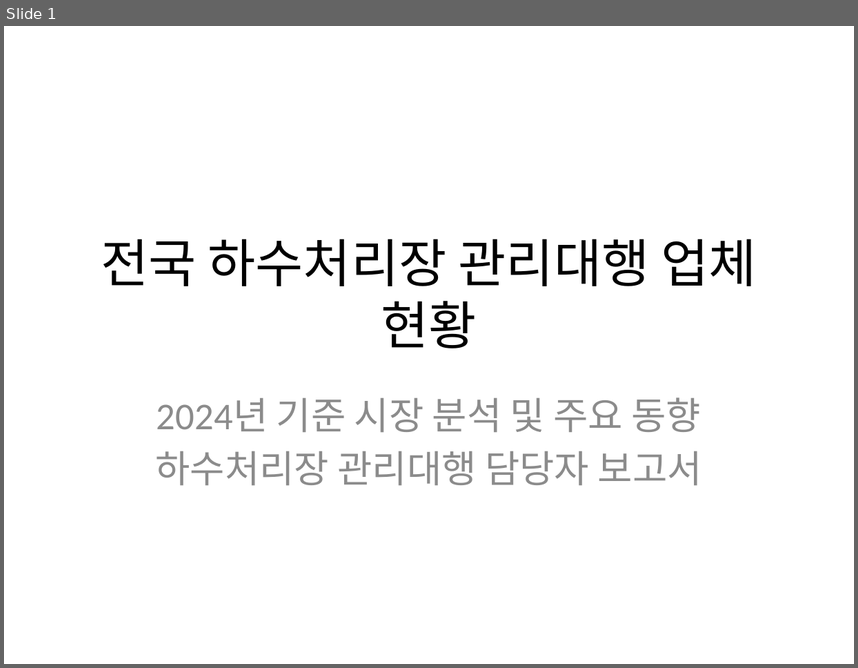
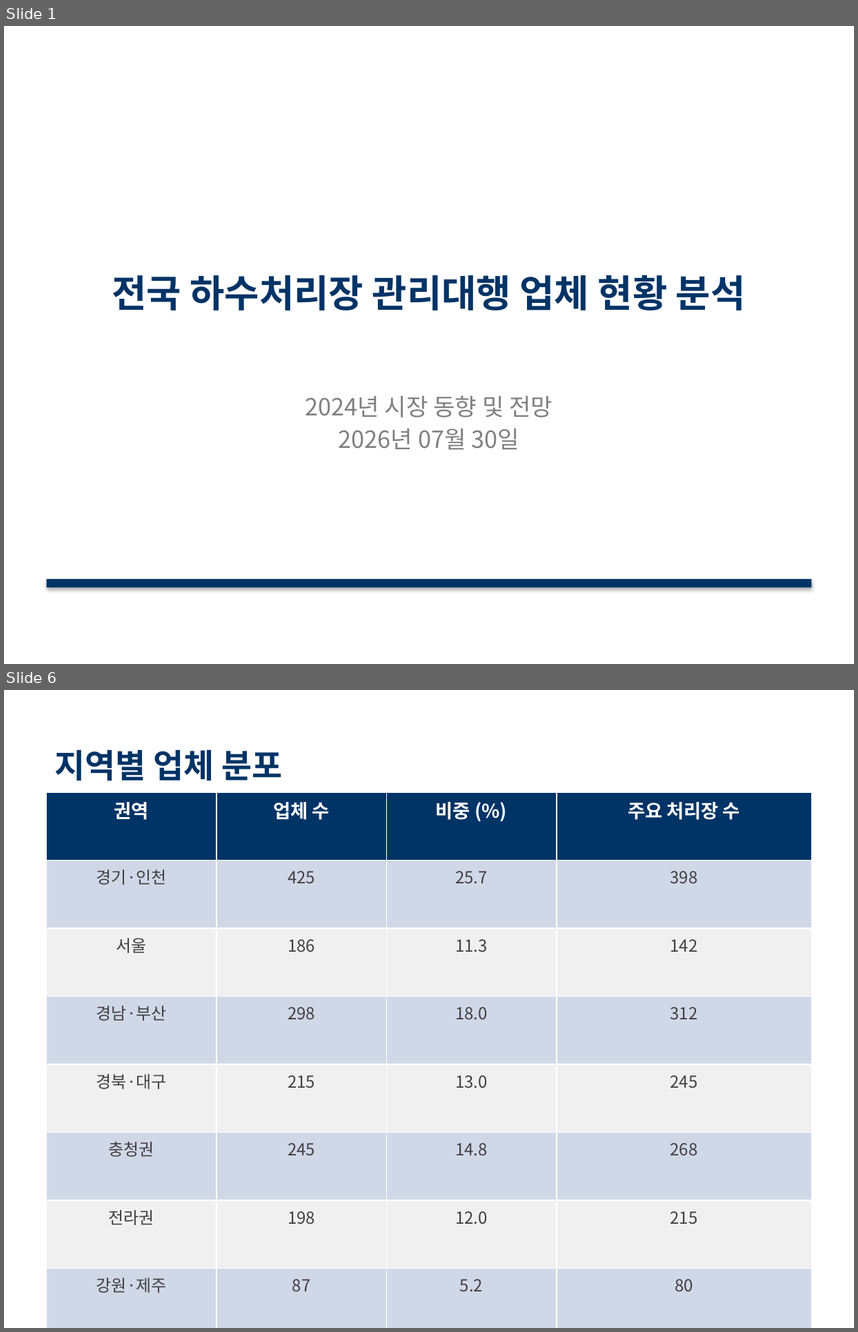
Before and after one commit to leeinho1983-rgb/my-first-project, a slide deck: 하수처리장_관리대행_업체_현황.pptx. Shown one above the other, each under a label of ours: slide 1 before the commit, slides 1 and 6 after it; the slides between them are not shown. The pictures are 858x668 and 858x1332 pixels, drawn with LibreOffice and Linux fonts; fonts in the diff are those of the drawing. Boxes give left, top, right and bottom in pixels: in the first picture for what was removed or moved away, otherwise in the second. Text is boxed around its words. In the diff, an @@ line names an element or a change of style, - is before the commit and + after.

```diff
--- a/하수처리장_관리대행_업체_현황.pptx
+++ b/하수처리장_관리대행_업체_현황.pptx
@@ slide 6 added at <box>4,690,854,1328</box>, background #FFFFFF @@
@@ text added at <box>55,750,282,781</box>, 28 pt, text #003366, bold @@
+지역별 업체 분포
@@ table added at <box>47,792,811,1328</box>, 8 rows, 4 columns @@
+권역 | 업체 수 | 비중 (%) | 주요 처리장 수
+경기·인천 | 425 | 25.7 | 398
+서울 | 186 | 11.3 | 142
+경남·부산 | 298 | 18.0 | 312
+경북·대구 | 215 | 13.0 | 245
+충청권 | 245 | 14.8 | 268
+전라권 | 198 | 12.0 | 215
+강원·제주 | 87 | 5.2 | 80
@@ slide 1 changed as well @@
@@ title at <box>112,274,746,310</box>: text changed; size 44 to 32 pt; font Calibri to Noto Sans CJK KR; text colour #000000 to #003366; bold on @@
-전국 하수처리장 관리대행 업체 현황
+전국 하수처리장 관리대행 업체 현황 분석
@@ subtitle at <box>305,395,553,450</box>: text changed; size 32 to 20 pt; font Calibri to Noto Sans CJK KR; text colour #8C8C8C to #808080 @@
-2024년 기준 시장 분석 및 주요 동향
-하수처리장 관리대행 담당자 보고서
+2024년 시장 동향 및 전망
+2026년 07월 30일
@@ rectangle added at <box>47,579,811,587</box>, fill #003366 @@
```
Also in this commit, not shown: 4 other slides changed, 4 other slides added, 5 slides removed, 2 other files.
